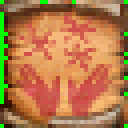
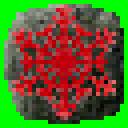
Layers edited between the first and the second (128, 128) image:
added layer "frostfingers.png" above "Spell-A BGND" over 12, 4, 116, 120
hid "Spell-A BGND", painted on it over 0, 0, 128, 128
painted on "Spell-B BGND" over 4, 4, 124, 124
hid "Spell-C BGND", painted on it over 0, 0, 128, 128
